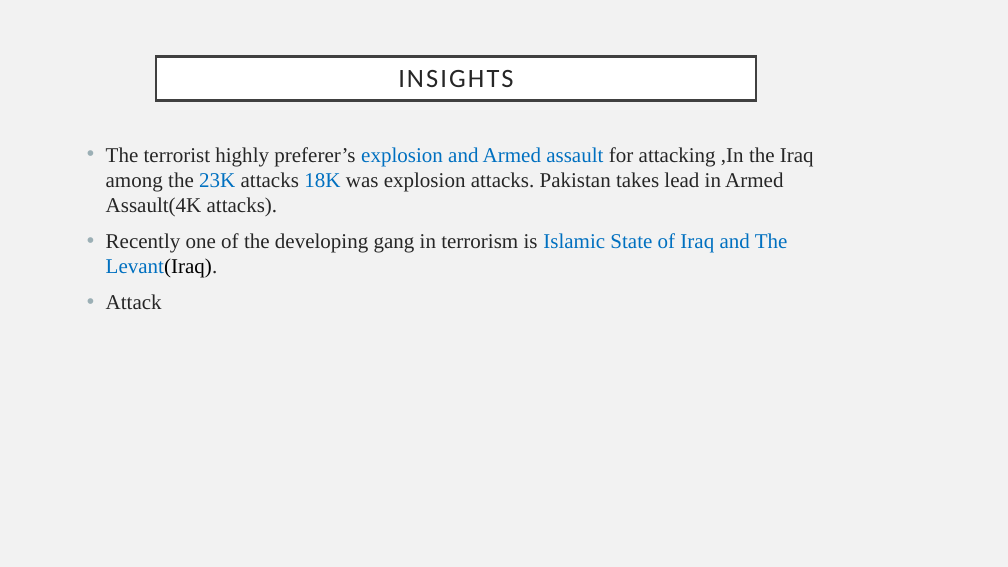
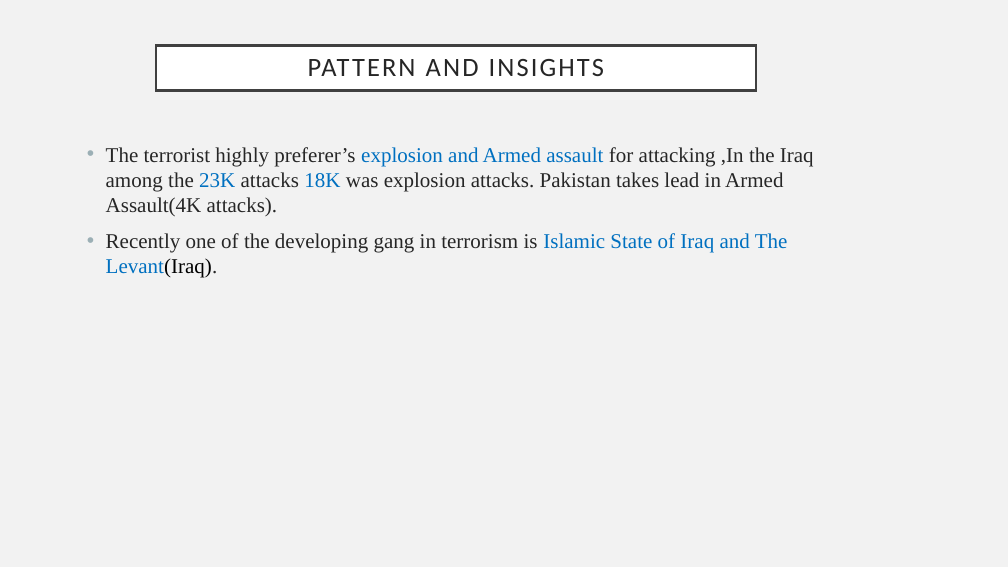
Before and after one commit to gokulrajar15/Global-Terrorism-Analysis-Using-Power-BI, a slide deck: slide 9 of ppt.pptx. Drawn at 1008x567 pixels with LibreOffice and Linux fonts; fonts in the diff are those of the drawing. Boxes give left, top, right and bottom in pixels: in the first picture for what was removed or moved away, otherwise in the second. Text is boxed around its words. In the diff, an @@ line names an element or a change of style, - is before the commit and + after.

```diff
--- a/ppt.pptx
+++ b/ppt.pptx
@@ title "PATTERN AND INSIGHTS": place and size @@
-title "PATTERN AND INSIGHTS" at <box>156,56,756,101</box>
+title "PATTERN AND INSIGHTS" at <box>156,45,756,90</box>
@@ title at <box>308,59,604,76</box>: text changed @@
-INSIGHTS
+PATTERN AND INSIGHTS
@@ text at <box>106,294,162,309</box>: paragraph removed @@
-• Attack
```
Also in this commit, not shown: 6 other slides changed, 1 slide removed, 2 other files.
